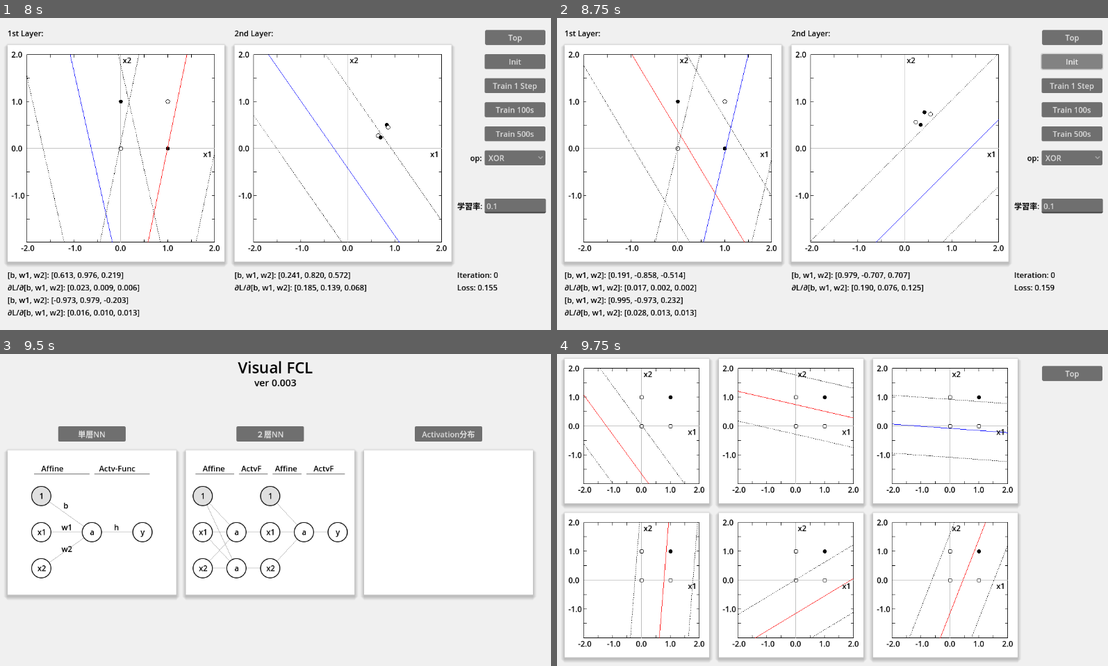
Above: before the commit, frames 1-4 (two rows, left to right).
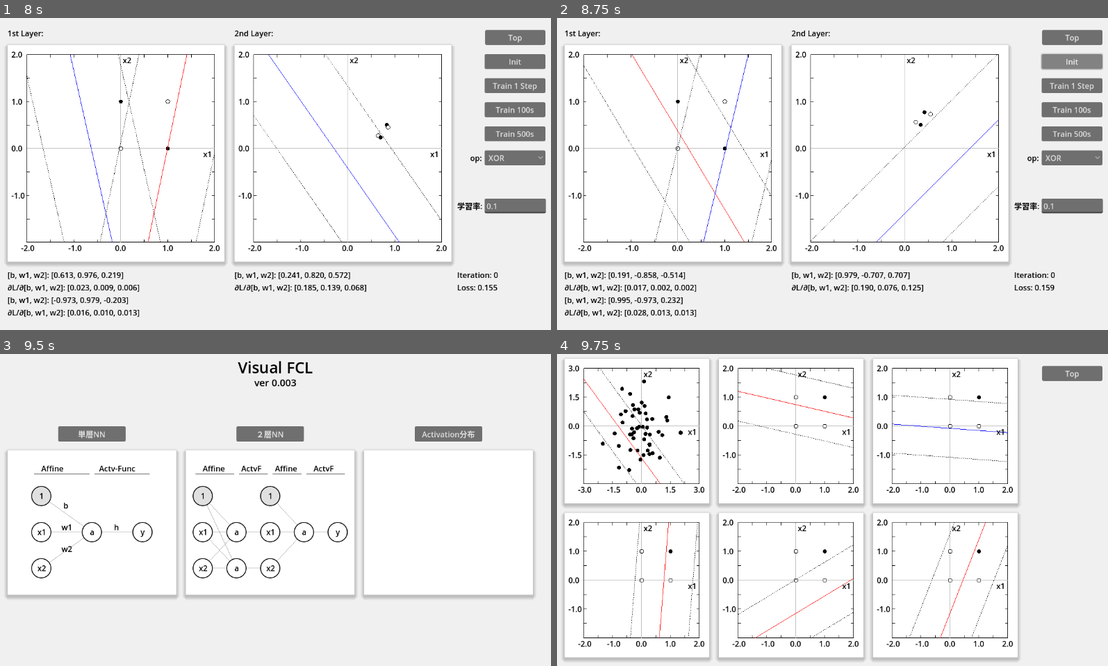
Above: after the commit, the same moments.

Repository: vivisuke/VisualFCL
Game: Godot game, scene res://top_scene.tscn
Same seed, same stepped clock (60 frames per second), same inputs: the game is played once before the commit and once after it.
Inputs:
- Up to frame 1 (8 s): click "単層NN" at 0.5 s; click "Init" at 1.25 s; click "Train 1 Step" at 2 s; click "Train 100s" at 2.75 s; click "Train 500s" at 3.5 s; click "AND" at 4.25 s; click "Mini Batch" at 5 s; click "OR" at 5.75 s; click "Top" at 6.5 s; click "２層NN" at 7.25 s
- Up to frame 2 (8.75 s): click "Init" at 8 s
- Up to frame 3 (9.5 s): click "Top" at 8.75 s
- Up to frame 4 (9.75 s): click "Activation分布" at 9.5 s

Frames 1-3 are identical in both runs. In frame 4, 0.7% of the frame differs, in the area x 2-26%, y 4-45%.

Commit message:
0062 ◎ C 06/21 06/21 0.003│ToDo│Act分布シーン > インプットレイヤー：平均:0、分散:1 の100個のデータ生成＆（50個の点）表示

Diff:
--- a/VisualFCL/scripts/activate_distri_scene.gd
+++ b/VisualFCL/scripts/activate_distri_scene.gd
@@ -1,11 +1,23 @@
 extends Node2D
+
+const N_DATA = 100				# 入力データ数
+const N_NODE = 100				# 中間ノード数
+
+var vec_input = []				# 入力データ配列, [x, y, bool]
 
 
 # Called when the node enters the scene tree for the first time.
 func _ready():
+	init()
 	pass # Replace with function body.
-
-
+func init():
+	vec_input = []
+	for i in range(N_DATA/2):
+		var x = randfn(0.0, 1.0)
+		var y = randfn(0.0, 1.0)
+		vec_input.push_back([x, y, true])
+	$GraphRect_1.vec_input = vec_input
+	$GraphRect_1.maxv = 3.0
 # Called every frame. 'delta' is the elapsed time since the previous frame.
 func _process(delta):
 	pass
Not shown, changed: VisualFCL.spr
